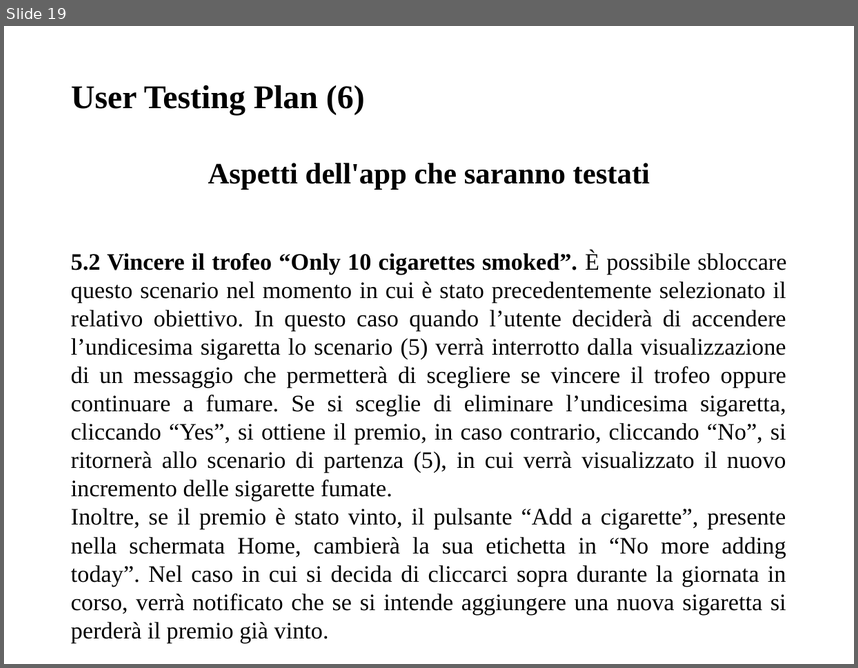
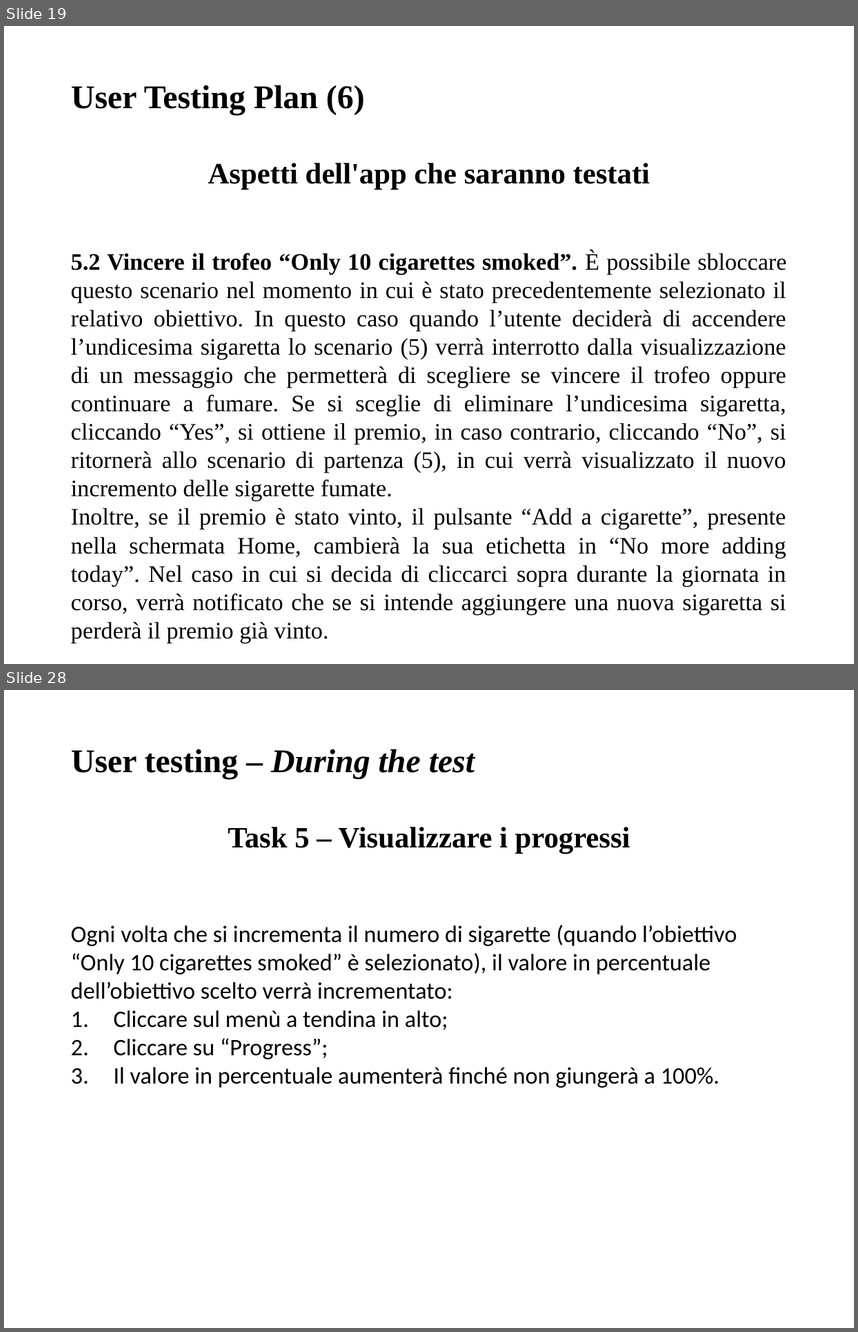
Before and after one commit to giusmastro91/Cognitive-systems, a slide deck: Prova_6/Leone_Mastrosimone_PresentazioneProgetto.pptx. Shown one above the other, each under a label of ours: slide 19 before the commit, slides 19 and 28 after it; the slides between them are not shown. The pictures are 858x668 and 858x1332 pixels, drawn with LibreOffice and Linux fonts; fonts in the diff are those of the drawing. Boxes give left, top, right and bottom in pixels: in the first picture for what was removed or moved away, otherwise in the second. Text is boxed around its words. In the diff, an @@ line names an element or a change of style, - is before the commit and + after.

```diff
--- a/Prova_6/Leone_Mastrosimone_PresentazioneProgetto.pptx
+++ b/Prova_6/Leone_Mastrosimone_PresentazioneProgetto.pptx
@@ slide 28 added at [4,690,854,1328], background #FFFFFF @@
@@ title added at [71,749,475,779], 28 pt, text #000000, bold, italic @@
+User testing – During the test
@@ text added at [71,827,737,1087], 20 pt, text #000000 @@
+Task 5 – Visualizzare i progressi
+Ogni volta che si incrementa il numero di sigarette (quando l’obiettivo “Only 10 cigarettes smoked” è selezionato), il valore in percentuale dell’obiettivo scelto verrà incrementato:
+1. Cliccare sul menù a tendina in alto;
+2. Cliccare su “Progress”;
+3. Il valore in percentuale aumenterà finché non giungerà a 100%.
```
Also in this commit, not shown: 19 other slides added.
